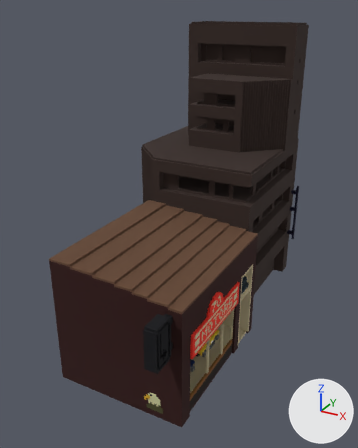
The OBJ model Kakuto/Assets/Sprites/Background/City/SideBuildings1/SideBuildings1-5.obj: old version first, new version second.
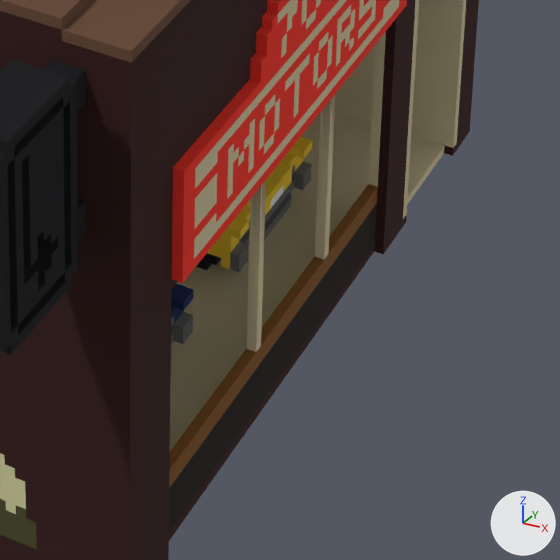
Old and new are each drawn whole from a 50 mm camera at (11.08, -20.47, 8.31) aimed at (0.18, -0.65, -1.6) and again close up on the part from 43% to 75% of the width and 67% to 93% of the height. Arrows for +X, +Y and +Z are at lower right; the lights stay in place. Where no turn or scale is listed for an object, it has been applied to the vertices. Vertices at the same position are counted once.

Names of what the first close-up shows: 'Untitled'.
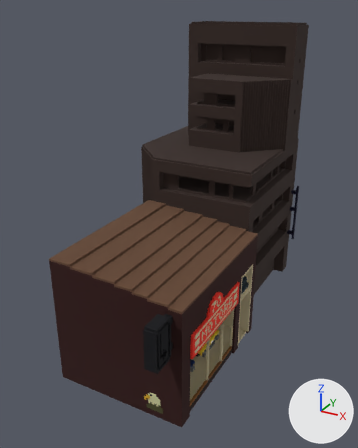
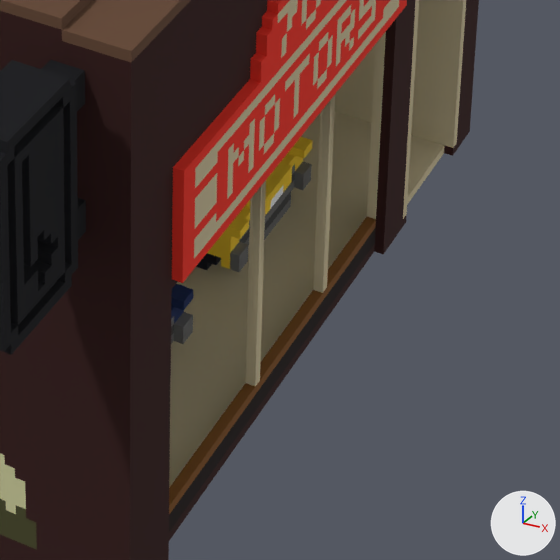
Pixel boxes (x1, y1, x2, y2) of what changed, in the close-ups (560 x 560 px; the box of a moved part takes in the faces that stretch with it):
part 1 of me_untitled, moved or reshaped
    both: (169, 30, 387, 532)

The change, as a list of edits to the scene's bpy script:
```text
Change me_untitled:
    where me_untitled.from_pydata(...)  # 2054 vertices, 4214 faces; spans x -4.1..3.9, y -8.4..8.4, z -7.5..7.5
    used by ob_untitled; location = (0.0, 0.0, 0.0)
    me_untitled part 1: all 17 vertices in x 3.6..3.7, y -6.3..-1.5, z -6.9..-6.7 are moved by (0.0, 0.0, -0.4)
```
